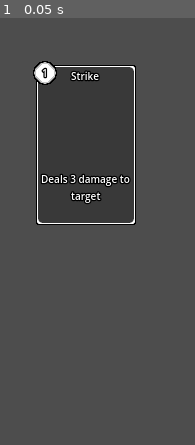
Above: before the commit, frame 1.
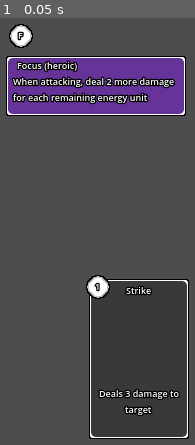
Above: after the commit, the same moment.

Repository: ilasaigues/castle-of-cards
Game: Godot game, scene res://Scripts/main.tscn
Same seed, same stepped clock (60 frames per second), same inputs: the game is played once before the commit and once after it.
Inputs:
- Up to frame 1 (0.05 s): no input

The runs differ from the first frame. In frame 1, 18% of the frame differs, in the area x 3-97%, y 1-99%.

Commit message:
Added base artifacts with Rarities

Diff:
--- /dev/null
+++ b/Scripts/Artifact/ArtifactData/ArtifactProperties/artifact_property.gd
@@ -0,0 +1,7 @@
+extends Resource
+class_name ArtifactProperty
+
+enum Rarity {common, heroic, mythical}
+
+@export var rarity: Rarity
+@export var parameter: int
--- /dev/null
+++ b/Scripts/Artifact/ArtifactData/base_artifact.gd
@@ -0,0 +1,19 @@
+extends Resource
+class_name BaseArtifact
+
+@export var name:String
+# La idea tal vez seria tener artefactos como assets reusables que puedan ser
+# Common, Rare, Legendary. Pero que unicamente hagan mejor la carta con un simple
+# valor numerico [Ex: Tus ataques hace +1/+2/+3 de daño por la energia restante
+# en tu pool]
+@export var property:ArtifactProperty
+@export var description:String
+#@export var image:Texture2D
+
+func get_parsed_name():
+	return name + " (" + ArtifactProperty.Rarity.keys()[property.rarity] + ")"
+
+func get_parsed_description():
+	var desc = description
+	desc = desc.replace(str("{0}"),str(property.parameter))
+	return desc
--- /dev/null
+++ b/Scripts/Artifact/ArtifactData/enums.gd
@@ -0,0 +1,3 @@
+extends Node
+
+enum Rarity {common, heroic, mythical}
--- /dev/null
+++ b/Scripts/Artifact/artifact_display.gd
@@ -0,0 +1,23 @@
+extends Control
+class_name ArtifactDisplay
+
+@export var artifactData: BaseArtifact
+
+@export var titleLabel: Label
+@export var descLabel: Label
+@export var colorRect: ColorRect
+
+func _ready():
+	if !artifactData: return
+	titleLabel.text = self.artifactData.get_parsed_name()
+	descLabel.text = self.artifactData.get_parsed_description()
+
+	# Set rect color
+	var rarity = self.artifactData.property.rarity
+	match rarity:
+		ArtifactProperty.Rarity.common:
+			colorRect.color = Color.WEB_GREEN
+		ArtifactProperty.Rarity.heroic:
+			colorRect.color = Color.REBECCA_PURPLE
+		ArtifactProperty.Rarity.mythical:
+			colorRect.color = Color.GOLD
--- a/Scripts/CardData/new_resource.tres
+++ b/Scripts/Card/CardData/new_resource.tres
@@ -1,7 +1,7 @@
 [gd_resource type="Resource" script_class="BaseCard" load_steps=4 format=3 uid="uid://cg06cbs8y3s0u"]
 
-[ext_resource type="Script" path="res://Scripts/CardData/CardTypes/base_card.gd" id="1_apv8r"]
-[ext_resource type="Script" path="res://Scripts/CardData/CardProperties/card_property.gd" id="1_gwgdk"]
+[ext_resource type="Script" path="res://Scripts/Card/CardData/CardTypes/base_card.gd" id="1_apv8r"]
+[ext_resource type="Script" path="res://Scripts/Card/CardData/CardProperties/card_property.gd" id="1_gwgdk"]
 
 [sub_resource type="Resource" id="Resource_q6dbm"]
 script = ExtResource("1_gwgdk")
--- a/Scripts/card_display.gd
+++ b/Scripts/Card/card_display.gd
@@ -1,4 +1,3 @@
-
 extends Control
 class_name CardDisplay
 
--- a/Scripts/main.tscn
+++ b/Scripts/main.tscn
@@ -1,21 +1,35 @@
-[gd_scene load_steps=6 format=3 uid="uid://bhxsxr1e62xv1"]
+[gd_scene load_steps=11 format=3 uid="uid://bhxsxr1e62xv1"]
 
-[ext_resource type="Texture2D" uid="uid://cktvlvwnsn0l6" path="res://Scripts/card_edge.png" id="1_euvy4"]
-[ext_resource type="Script" path="res://Scripts/card_display.gd" id="1_myp7x"]
+[ext_resource type="Script" path="res://Scripts/Card/card_display.gd" id="1_unqs6"]
 [ext_resource type="LabelSettings" uid="uid://dfqv7ub11x5m3" path="res://Scripts/new_label_settings.tres" id="2_5psyh"]
 [ext_resource type="Resource" uid="uid://di0xuo8yoo2jx" path="res://card_strike.tres" id="2_halaa"]
+[ext_resource type="Texture2D" uid="uid://cktvlvwnsn0l6" path="res://Scripts/Card/card_edge.png" id="3_35eb0"]
 [ext_resource type="Texture2D" uid="uid://3jvnwdwb1u0b" path="res://circle.png" id="3_d3txk"]
+[ext_resource type="Script" path="res://Scripts/Artifact/artifact_display.gd" id="6_kyghr"]
+[ext_resource type="Script" path="res://Scripts/Artifact/ArtifactData/ArtifactProperties/artifact_property.gd" id="7_cucsm"]
+[ext_resource type="Script" path="res://Scripts/Artifact/ArtifactData/base_artifact.gd" id="8_pcab7"]
+
+[sub_resource type="Resource" id="Resource_k7d1d"]
+script = ExtResource("7_cucsm")
+rarity = 1
+parameter = 2
+
+[sub_resource type="Resource" id="Resource_w1d5y"]
+script = ExtResource("8_pcab7")
+name = "Focus"
+property = SubResource("Resource_k7d1d")
+description = "When attacking, deal {0} more damage for each remaining energy unit"
 
 [node name="Node2D" type="Node2D"]
 
 [node name="BaseCard" type="Control" parent="." node_paths=PackedStringArray("mana_cost", "card_name", "card_description")]
 layout_mode = 3
 anchors_preset = 0
-offset_left = 50.0
-offset_top = 50.0
-offset_right = 150.0
-offset_bottom = 210.0
-script = ExtResource("1_myp7x")
+offset_left = 103.0
+offset_top = 264.0
+offset_right = 203.0
+offset_bottom = 424.0
+script = ExtResource("1_unqs6")
 card_data = ExtResource("2_halaa")
 mana_cost = NodePath("TextureRect/costLabel")
 card_name = NodePath("NinePatchRect/titleLabel")
@@ -33,7 +47,7 @@
 layout_mode = 0
 offset_right = 100.0
 offset_bottom = 160.0
-texture = ExtResource("1_euvy4")
+texture = ExtResource("3_35eb0")
 region_rect = Rect2(0, 0, 16, 16)
 patch_margin_left = 6
 patch_margin_top = 6
@@ -96,3 +110,90 @@
 label_settings = ExtResource("2_5psyh")
 horizontal_alignment = 1
 vertical_alignment = 1
+
+[node name="BaseArtifact" type="Control" parent="." node_paths=PackedStringArray("titleLabel", "descLabel", "colorRect")]
+layout_mode = 3
+anchors_preset = 0
+offset_left = 20.0
+offset_top = 7.0
+offset_right = 60.0
+offset_bottom = 47.0
+script = ExtResource("6_kyghr")
+artifactData = SubResource("Resource_w1d5y")
+titleLabel = NodePath("NinePatchRect/titleLabel")
+descLabel = NodePath("NinePatchRect/descLabel")
+colorRect = NodePath("Description")
+
+[node name="TextureRect" type="TextureRect" parent="BaseArtifact"]
+layout_mode = 0
+offset_left = 3.0
+offset_top = 2.0
+offset_right = 27.0
+offset_bottom = 26.0
+texture = ExtResource("3_d3txk")
+
+[node name="placeholder" type="Label" parent="BaseArtifact/TextureRect"]
+layout_mode = 1
+anchors_preset = 8
+anchor_left = 0.5
+anchor_top = 0.5
+anchor_right = 0.5
+anchor_bottom = 0.5
+offset_left = -5.0
+offset_top = -13.0
+offset_right = 5.0
+offset_bottom = 13.0
+grow_horizontal = 2
+grow_vertical = 2
+text = "F"
+label_settings = ExtResource("2_5psyh")
+horizontal_alignment = 1
+vertical_alignment = 1
+
+[node name="Description" type="ColorRect" parent="BaseArtifact"]
+layout_mode = 0
+offset_top = 34.0
+offset_right = 180.0
+offset_bottom = 94.0
+color = Color(0, 0, 0, 0.25098)
+
+[node name="NinePatchRect" type="NinePatchRect" parent="BaseArtifact"]
+layout_mode = 0
+offset_top = 34.0
+offset_right = 180.0
+offset_bottom = 94.0
+texture = ExtResource("3_35eb0")
+region_rect = Rect2(0, 0, 16, 16)
+patch_margin_left = 6
+patch_margin_top = 6
+patch_margin_right = 6
+patch_margin_bottom = 6
+
+[node name="titleLabel" type="Label" parent="BaseArtifact/NinePatchRect"]
+layout_mode = 1
+anchors_preset = 5
+anchor_left = 0.5
+anchor_right = 0.5
+offset_left = -79.0
+offset_top = 1.0
+offset_right = 84.0
+offset_bottom = 18.0
+grow_horizontal = 2
+text = "Artifact"
+label_settings = ExtResource("2_5psyh")
+vertical_alignment = 1
+clip_text = true
+
+[node name="descLabel" type="Label" parent="BaseArtifact/NinePatchRect"]
+layout_mode = 1
+anchors_preset = 5
+anchor_left = 0.5
+anchor_right = 0.5
+offset_left = -83.0
+offset_top = 19.0
+offset_right = 83.0
+offset_bottom = 57.0
+grow_horizontal = 2
+text = "This artifact does something cool"
+label_settings = ExtResource("2_5psyh")
+autowrap_mode = 3
--- a/Scripts/new_label_settings.tres
+++ b/Scripts/new_label_settings.tres
@@ -1,6 +1,6 @@
 [gd_resource type="LabelSettings" format=3 uid="uid://dfqv7ub11x5m3"]
 
 [resource]
-font_size = 10
+font_size = 9
 outline_size = 5
 outline_color = Color(0, 0, 0, 1)
--- a/card_strike.tres
+++ b/card_strike.tres
@@ -1,8 +1,8 @@
 [gd_resource type="Resource" script_class="BaseCard" load_steps=5 format=3 uid="uid://di0xuo8yoo2jx"]
 
 [ext_resource type="Resource" uid="uid://c1j333bi1udjr" path="res://effect_damage.tres" id="1_vqq38"]
-[ext_resource type="Script" path="res://Scripts/CardData/CardProperties/card_property.gd" id="2_7vm22"]
-[ext_resource type="Script" path="res://Scripts/CardData/CardTypes/base_card.gd" id="3_nx1d4"]
+[ext_resource type="Script" path="res://Scripts/Card/CardData/CardProperties/card_property.gd" id="2_7vm22"]
+[ext_resource type="Script" path="res://Scripts/Card/CardData/CardTypes/base_card.gd" id="3_nx1d4"]
 
 [sub_resource type="Resource" id="Resource_wneww"]
 script = ExtResource("2_7vm22")
--- a/effect_damage.tres
+++ b/effect_damage.tres
@@ -1,6 +1,6 @@
 [gd_resource type="Resource" script_class="CardEffectDamage" load_steps=2 format=3 uid="uid://c1j333bi1udjr"]
 
-[ext_resource type="Script" path="res://Scripts/CardData/CardEffects/damage_effect.gd" id="1_ovjsf"]
+[ext_resource type="Script" path="res://Scripts/Card/CardData/CardEffects/damage_effect.gd" id="1_ovjsf"]
 
 [resource]
 script = ExtResource("1_ovjsf")
--- a/project.godot
+++ b/project.godot
@@ -15,6 +15,10 @@
 config/features=PackedStringArray("4.1", "Forward Plus")
 config/icon="res://icon.svg"
 
+[autoload]
+
+Enums="*res://Scripts/Artifact/ArtifactData/enums.gd"
+
 [display]
 
 window/size/viewport_width=1600
@@ -22,6 +26,10 @@
 window/stretch/mode="viewport"
 window/stretch/scale=2.0
 
+[dotnet]
+
+project/assembly_name="castle-of-cards"
+
 [rendering]
 
 textures/canvas_textures/default_texture_filter=0
Renamed: Scripts/CardData/CardEffects/base_card_effect.gd -> Scripts/Card/CardData/CardEffects/base_card_effect.gd
Renamed: Scripts/CardData/CardEffects/damage_effect.gd -> Scripts/Card/CardData/CardEffects/damage_effect.gd
Renamed: Scripts/CardData/CardProperties/card_property.gd -> Scripts/Card/CardData/CardProperties/card_property.gd
Renamed: Scripts/CardData/CardTypes/base_card.gd -> Scripts/Card/CardData/CardTypes/base_card.gd
Renamed: Scripts/card_edge.png -> Scripts/Card/card_edge.png
Not shown, changed: Scripts/Card/card_edge.png.import
